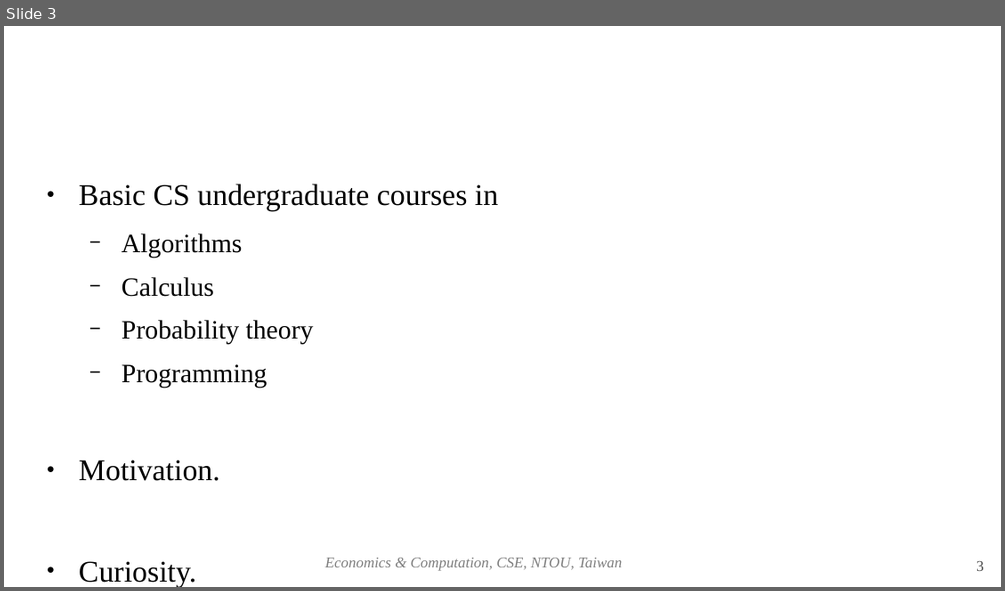
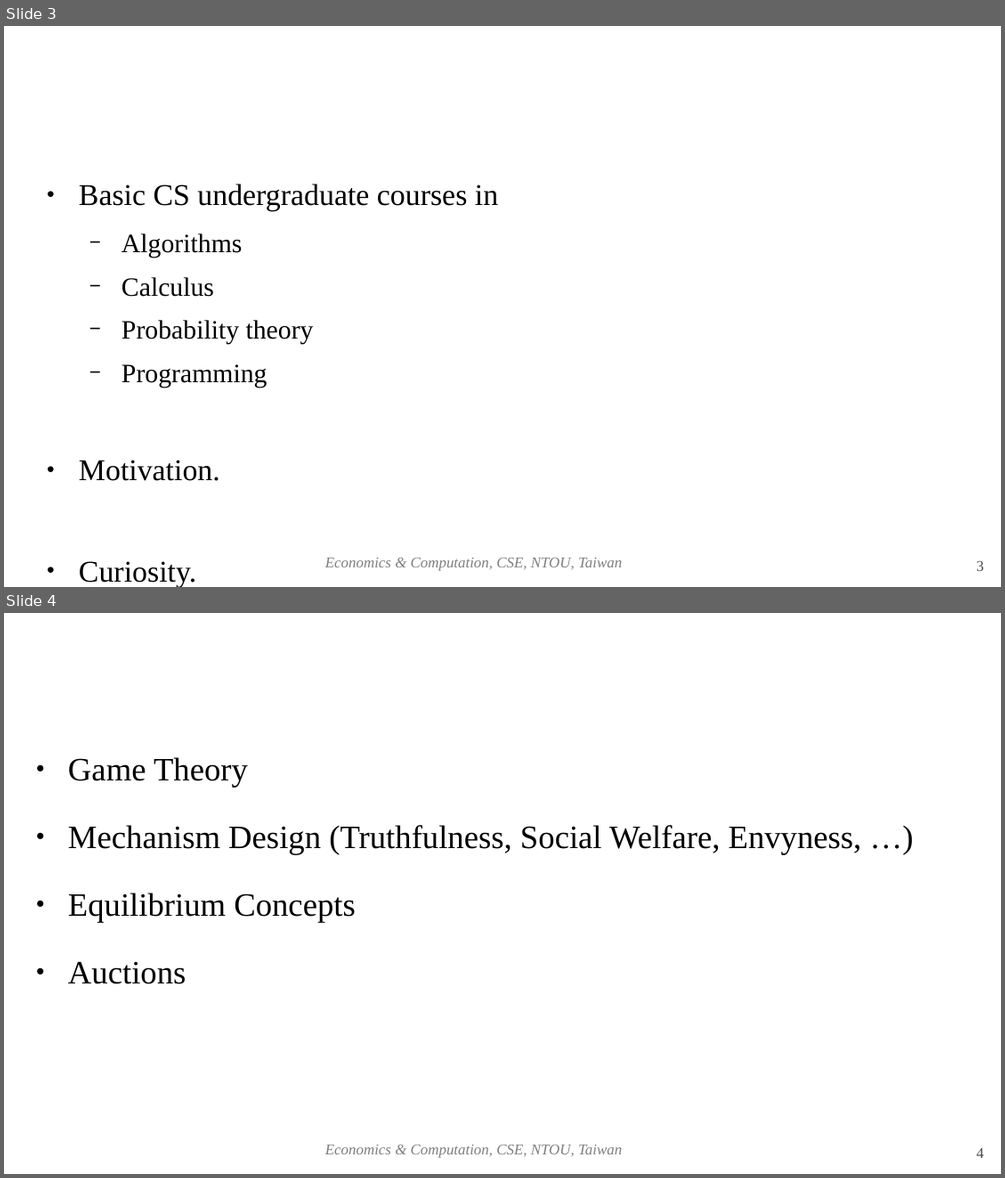
Before and after one commit to josephcclin/josephcclin.github.io, a slide deck: courses/ec/slides/ec_lect_introduction.odp. Shown one above the other, each under a label of ours: slide 3 before the commit, slides 3 and 4 after it. The pictures are 1005x591 and 1005x1178 pixels, drawn with LibreOffice and Linux fonts; fonts in the diff are those of the drawing; background and template pictures are left out. Boxes give left, top, right and bottom in pixels: in the first picture for what was removed or moved away, otherwise in the second. Text is boxed around its words. In the diff, an @@ line names an element or a change of style, - is before the commit and + after.

```diff
--- a/courses/ec/slides/ec_lect_introduction.odp
+++ b/courses/ec/slides/ec_lect_introduction.odp
@@ slide 4 added at (4,613,1001,1174), background #FFFFFF @@
@@ title added at (22,624,690,716), 35.7 pt, text #FFFFFF @@
+Major Topics
@@ text added at (68,757,862,984), 26 pt, text #000000 @@
+● Game Theory
+● Mechanism Design (Truthfulness, Social Welfare, Envyness, …)
+● Equilibrium Concepts
+● Auctions
@@ text added at (325,1144,622,1158), 12 pt, text #7F7F7F, italic @@
+Economics & Computation, CSE, NTOU, Taiwan
@@ page number added at (976,1148,983,1158), 12 pt, text #4C4C4C @@
+4
```
Also in this commit, not shown: 1 slide changed, 1 other file.
